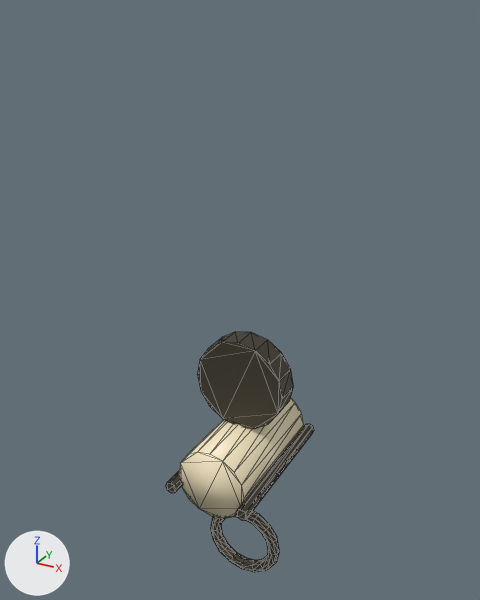
Two versions of the glTF model public/models/lantern.glb, one commit apart.
The view is the same before and after, from a camera (50 mm lens) standing at (0.518, -0.961, 0.529) and looking at (-0.024, 0.025, 0.036). The lights are fixed; the arrows at lower left show +X, +Y and +Z. The picture after the commit comes second. Mesh edges are drawn as thin lines. Where no turn or scale is listed for an object, it has been applied to the vertices. Vertices at exactly the same position are counted once.

In view in the first picture: 'Lantern_Body', 'Lantern_Glass', 'Lantern_Handle'.
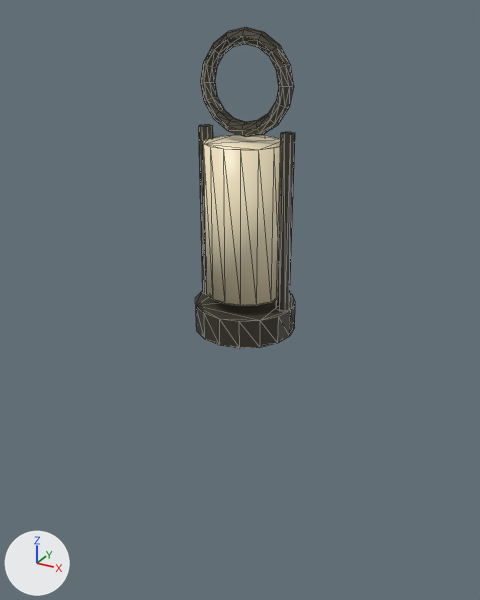
Where the newer file only moved an object's origin or applied its transform, the numbers keep the older frame.

Location of each change, (x1, y1, x2, y2) in pixels of the pictures (480 x 600 px; the box of a moved part takes in the faces that stretch with it):
'Lantern_Glass', moved, turned
    before: (179, 398, 304, 519)
    after: (203, 135, 281, 306)
'Lantern_Body', reshaped, turned
    before: (166, 332, 314, 520)
    after: (195, 125, 295, 348)
'Lantern_Handle', moved, turned
    before: (211, 511, 279, 572)
    after: (200, 27, 294, 137)
part 1 of me_lantern_body, moved or reshaped
    before: (197, 332, 294, 429)
    after: (195, 291, 295, 348)
part 2 of me_lantern_body, moved or reshaped
    before: (166, 471, 182, 493)
    after: (199, 125, 213, 295)
part 3 of me_lantern_body, moved or reshaped
    before: (236, 424, 314, 520)
    after: (276, 132, 295, 311)

The change, as a diff of the scene's bpy script:
```diff
--- a/public/models/lantern.glb.py
+++ b/public/models/lantern.glb.py
@@ me_lantern_body @@
 # used by ob_lantern_body; location = (0.0, 0.0, 0.0); rotation_euler = (-1.571, 0.0, 0.0), in degrees (-90, 0, 0)
-me_lantern_body.from_pydata(...)  # 64 vertices, 116 faces; spans x -0.09..0.09, y 0.025..0.302, z -0.15..0.15
+me_lantern_body.from_pydata(...)  # 64 vertices, 116 faces; spans x -0.09..0.09, y -0.09..0.09, z 0.0..0.35
+# me_lantern_body part 1: the loose piece of 32 vertices spanning x -0.09..0.09, y 0.025..0.205, z -0.025..0.025 is moved by (0.0, -0.115, 0.025)
+# me_lantern_body part 2: the loose piece of 16 vertices spanning x -0.087..-0.063, y 0.278..0.302, z -0.15..0.15 is moved by (0.0, -0.29, 0.2)
+# me_lantern_body part 3: the loose piece of 16 vertices spanning x 0.063..0.087, y 0.278..0.302, z -0.15..0.15 is moved by (0.0, -0.29, 0.2)
 me_lantern_body.materials.append(mat_m_lanternmetal)
@@ me_lantern_glass @@
 # used by ob_lantern_glass; location = (0.0, 0.0, 0.0)
-me_lantern_glass.from_pydata(...)  # 32 vertices, 60 faces; spans x -0.07..0.07, y -0.13..0.13, z -0.34..-0.2
+me_lantern_glass.from_pydata(...)  # 32 vertices, 60 faces; spans x -0.07..0.07, y -0.07..0.07, z 0.07..0.33
+# me_lantern_glass part 4: the whole mesh is turned 90 degrees about the x axis through its middle, then moved by (0.0, 0.0, 0.47)
 me_lantern_glass.materials.append(mat_m_lanternglass)
@@ me_lantern_handle @@
 # used by ob_lantern_handle; location = (0.0, 0.0, 0.0)
-me_lantern_handle.from_pydata(...)  # 128 vertices, 256 faces; spans x -0.082..0.082, y -0.012..0.012, z -0.584..-0.42
+me_lantern_handle.from_pydata(...)  # 128 vertices, 256 faces; spans x -0.082..0.082, y -0.012..0.012, z 0.338..0.502
+# me_lantern_handle part 5: the whole mesh is turned -180 degrees about the x axis through its middle, then moved by (0.0, 0.0, 0.922)
 me_lantern_handle.materials.append(mat_m_lanternmetal)
@@ ob_lantern_body @@
 ob_lantern_body.location = (0.0, 0.0, 0.0)
-ob_lantern_body.rotation_euler = (-1.571, 0.0, 0.0)  # degrees (-90, 0, 0)
```
